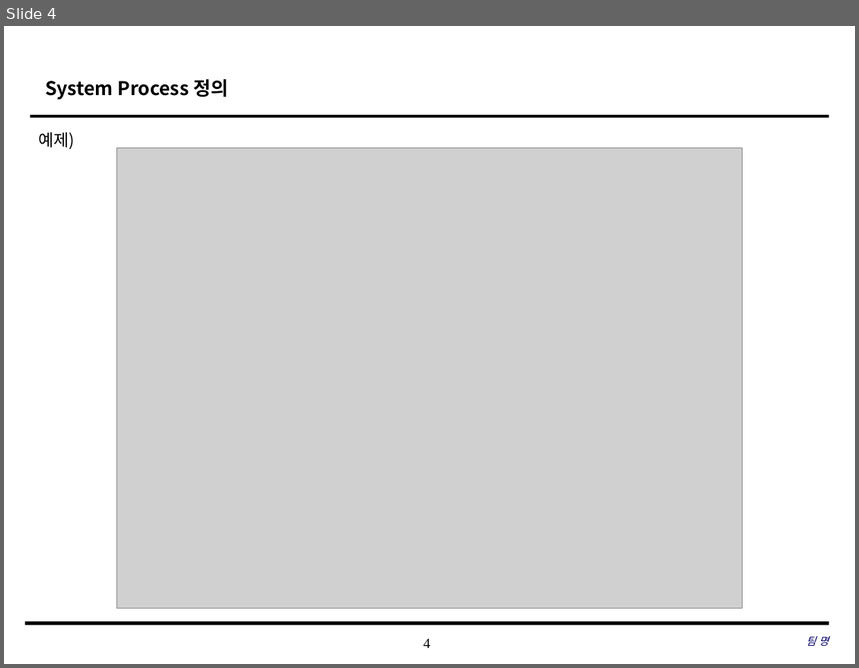
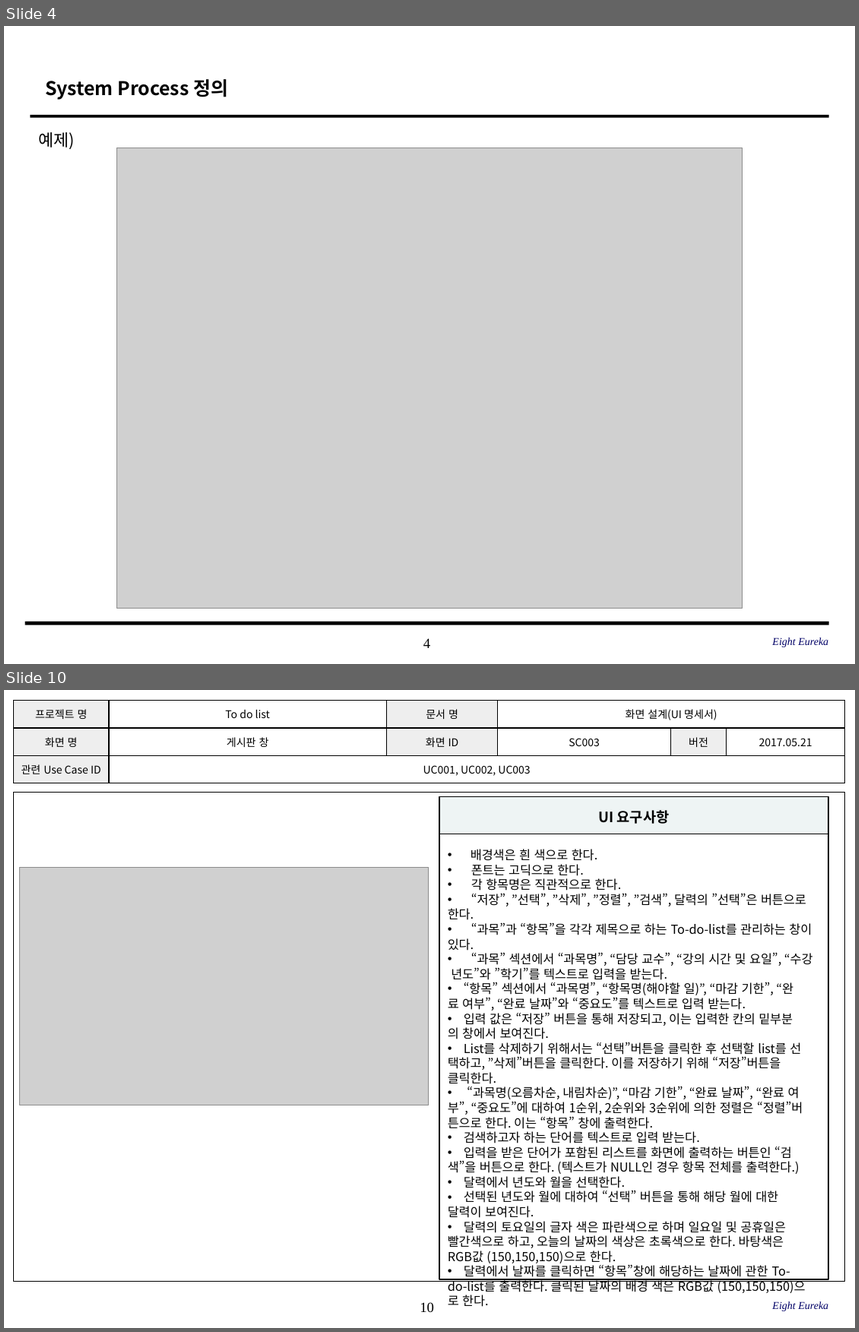
Before and after one commit to SE-admin/8, a slide deck: doc/3_ 설계서/UI Design Template.pptx. Shown one above the other, each under a label of ours: slide 4 before the commit, slides 4 and 10 after it; the slides between them are not shown. The pictures are 859x668 and 859x1332 pixels, drawn with LibreOffice and Linux fonts; fonts in the diff are those of the drawing; grey boxes stand for pictures; background and template pictures are left out. Boxes give left, top, right and bottom in pixels: in the first picture for what was removed or moved away, otherwise in the second. Text is boxed around its words. In the diff, an @@ line names an element or a change of style, - is before the commit and + after.

```diff
--- a/doc/3_ 설계서/UI Design Template.pptx
+++ b/doc/3_ 설계서/UI Design Template.pptx
@@ slide 10 added at <box>4,690,855,1328</box>, background #FFFFFF; not listed: 1 template element that a slide beside it also shows @@
@@ table added at <box>13,700,844,783</box>, 3 rows, 6 columns @@
+프로젝트 명 | To do list | 문서 명 | 화면 설계(UI 명세서) |  | 
+화면 명 | 게시판 창 | 화면 ID | SC003 | 버전 | 2017.05.21
+관련 Use Case ID | UC001, UC002, UC003 |  |  |  | 
@@ rectangle added at <box>13,792,845,1281</box>, outline #000000 0.75 pt @@
@@ rectangle added at <box>439,796,829,847</box>, fill #EEF4F4, outline #000000 1 pt, 12 pt, text #000000, bold @@
+UI 요구사항
@@ rectangle added at <box>439,834,829,1280</box>, fill #FFFFFF, outline #000000 1 pt, 10.5 pt, text #000000 @@
+• 배경색은 흰 색으로 한다.
+• 폰트는 고딕으로 한다.
+• 각 항목명은 직관적으로 한다.
+• “저장”, ”선택”, ”삭제”, ”정렬”, ”검색”, 달력의 ”선택”은 버튼으로
+한다.
+• “과목”과 “항목”을 각각 제목으로 하는 To-do-list를 관리하는 창이
+있다.
+• “과목” 섹션에서 “과목명”, “담당 교수”, “강의 시간 및 요일”, “수강
+년도”와 ”학기”를 텍스트로 입력을 받는다.
+• “항목” 섹션에서 “과목명”, “항목명(해야할 일)”, “마감 기한”, “완
+료 여부”, “완료 날짜”와 “중요도”를 텍스트로 입력 받는다.
+• 입력 값은 “저장” 버튼을 통해 저장되고, 이는 입력한 칸의 밑부분
+의 창에서 보여진다.
+• List를 삭제하기 위해서는 “선택”버튼을 클릭한 후 선택할 list를 선
+택하고, ”삭제”버튼을 클릭한다. 이를 저장하기 위해 “저장”버튼을
+클릭한다.
+• “과목명(오름차순, 내림차순)”, “마감 기한”, “완료 날짜”, “완료 여
+부”, “중요도”에 대하여 1순위, 2순위와 3순위에 의한 정렬은 “정렬”버
+튼으로 한다. 이는 “항목” 창에 출력한다.
+• 검색하고자 하는 단어를 텍스트로 입력 받는다.
+• 입력을 받은 단어가 포함된 리스트를 화면에 출력하는 버튼인 “검
+색”을 버튼으로 한다. (텍스트가 NULL인 경우 항목 전체를 출력한다.)
+• 달력에서 년도와 월을 선택한다.
+• 선택된 년도와 월에 대하여 “선택” 버튼을 통해 해당 월에 대한
+달력이 보여진다.
+• 달력의 토요일의 글자 색은 파란색으로 하며 일요일 및 공휴일은
+빨간색으로 하고, 오늘의 날짜의 색상은 초록색으로 한다. 바탕색은
+RGB값 (150,150,150)으로 한다.
+• 달력에서 날짜를 클릭하면 “항목”창에 해당하는 날짜에 관한 To-
+do-list를 출력한다. 클릭된 날짜의 배경 색은 RGB값 (150,150,150)으
+로 한다.
@@ picture added at <box>19,867,429,1106</box> @@
@@ text added at <box>772,1302,829,1312</box>, 9 pt, text #000066, italic @@
+Eight Eureka
@@ slide 4 changed as well @@
@@ text at <box>772,638,829,648</box>: text changed @@
-팀 명
+Eight Eureka
```
Also in this commit, not shown: 4 other slides changed, 6 other slides added, 1 slide removed.
